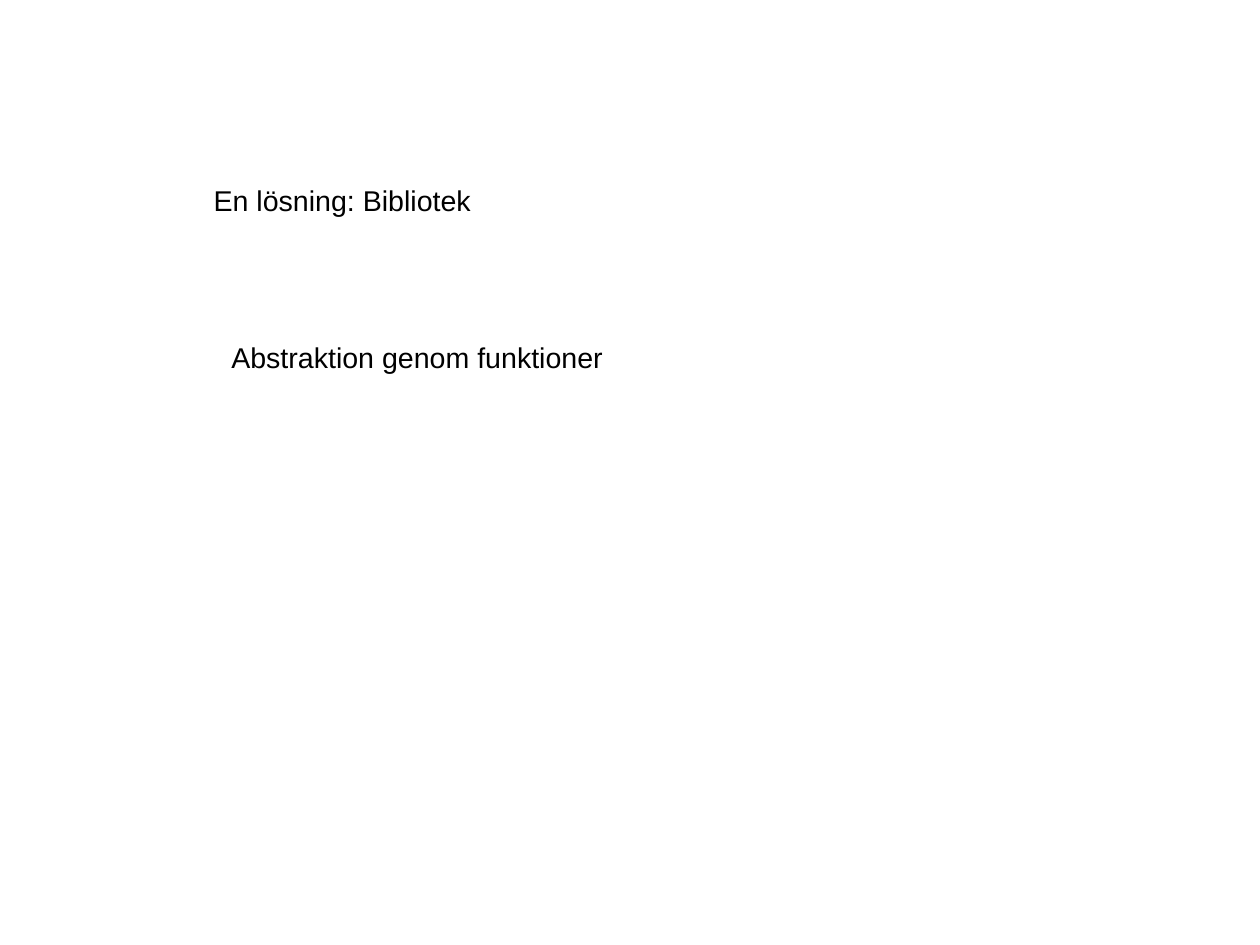
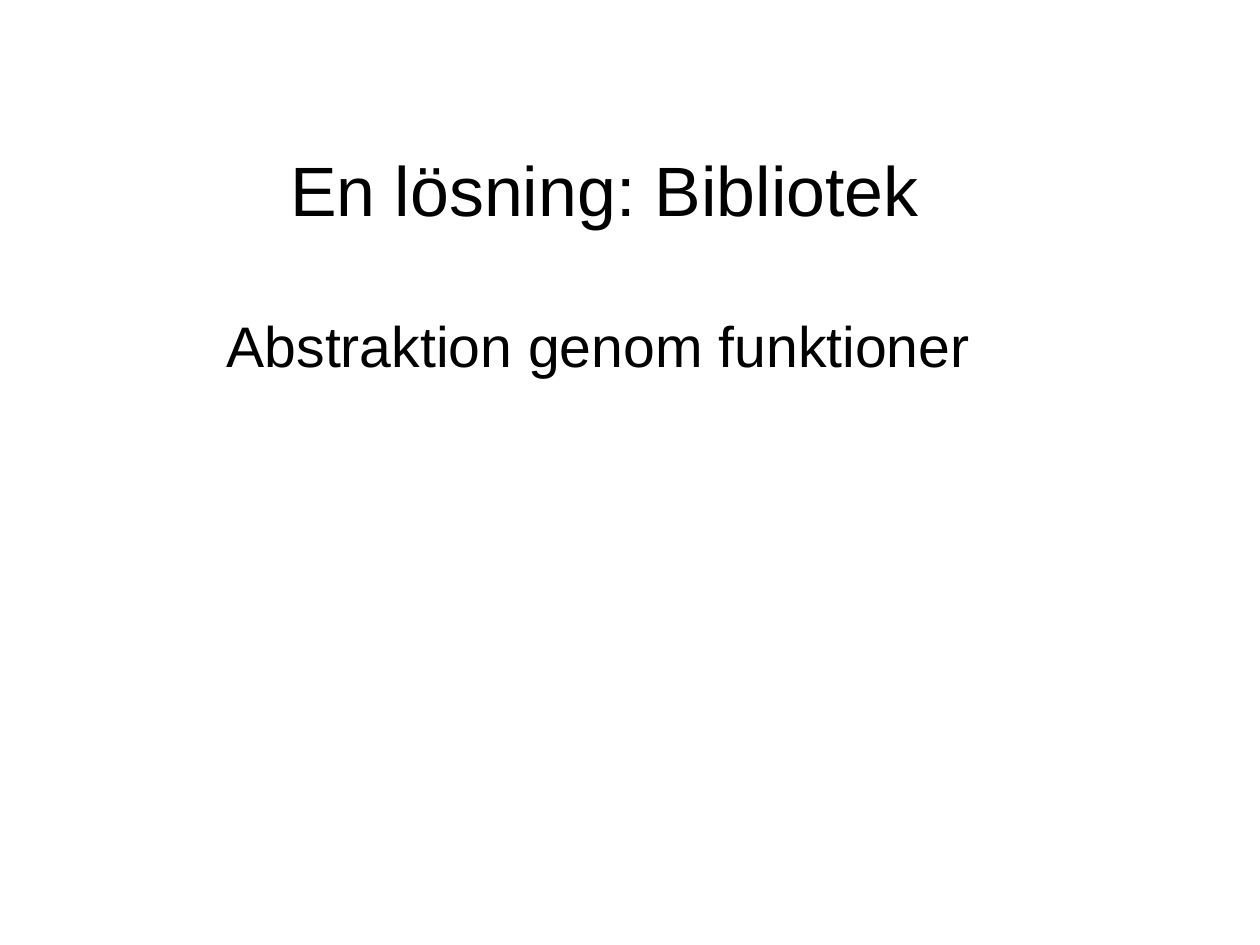
Before and after one commit to evilcandybag/JSHC, a slide deck: slide 17 of report/presentation.ppt (slide 11 before the commit). Drawn at 1260x945 pixels with LibreOffice and Linux fonts; fonts in the diff are those of the drawing. Boxes give left, top, right and bottom in pixels: in the first picture for what was removed or moved away, otherwise in the second. Text is boxed around its words. In the diff, an @@ line names an element or a change of style, - is before the commit and + after.

```diff
--- a/report/presentation.ppt
+++ b/report/presentation.ppt
@@ text "En lösning: Bibliotek" moved from (x1=214, y1=190, x2=471, y2=216) to (x1=290, y1=165, x2=919, y2=229) @@
@@ text "En lösning: Bibliotek" at (x1=290, y1=165, x2=919, y2=229): size 18 to 44 pt @@
@@ text "Abstraktion genom funktioner" moved from (x1=231, y1=347, x2=602, y2=374) to (x1=227, y1=325, x2=970, y2=377) @@
@@ text "Abstraktion genom funktioner" at (x1=227, y1=325, x2=970, y2=377): size 18 to 36 pt @@
```
Also in this commit, not shown: 4 other slides changed, 17 slides added, 2 slides removed, 4 other files.
